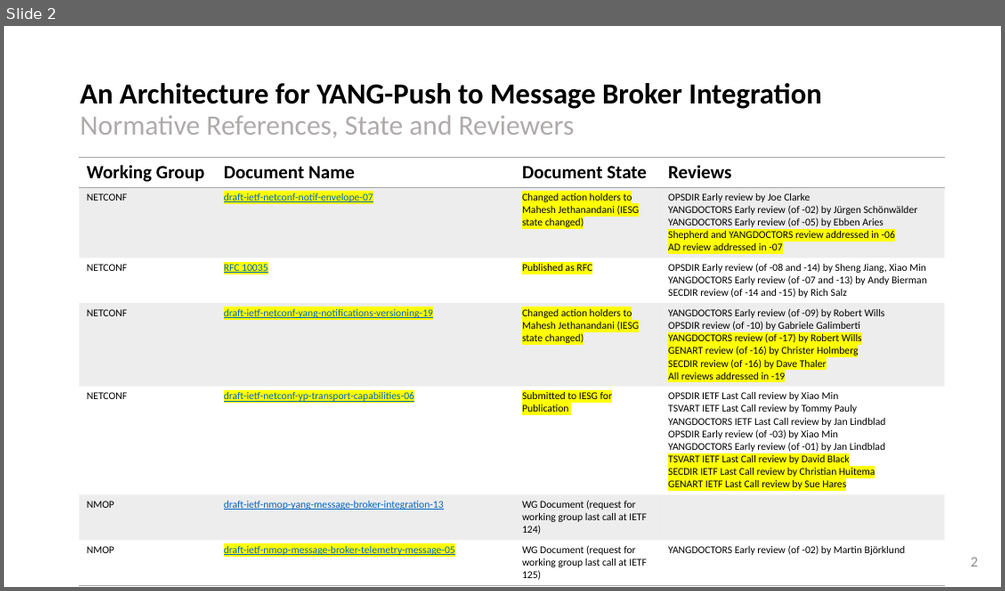
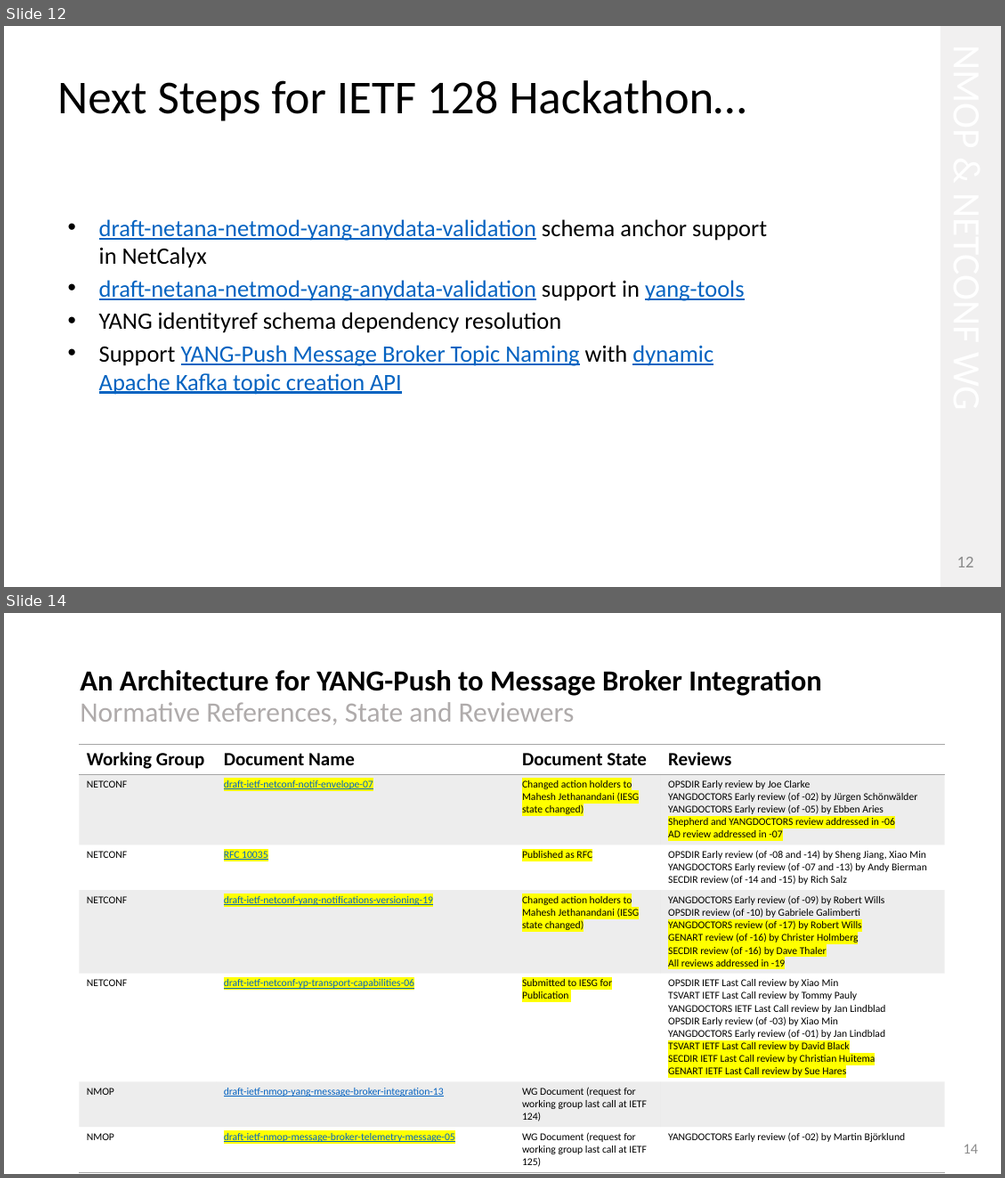
Before and after one commit to network-analytics/ietf-network-analytics-document-status, a slide deck: 127/NMOP/draft-ietf-nmop-yang-message-broker-integration-13.pptx. Shown one above the other, each under a label of ours: slide 2 before the commit, slides 12 and 14 after it; the slides between them are not shown. The pictures are 1005x591 and 1005x1178 pixels, drawn with LibreOffice and Linux fonts; fonts in the diff are those of the drawing. Boxes give left, top, right and bottom in pixels: in the first picture for what was removed or moved away, otherwise in the second. Text is boxed around its words. In the diff, an @@ line names an element or a change of style, - is before the commit and + after.

```diff
--- a/127/NMOP/draft-ietf-nmop-yang-message-broker-integration-13.pptx
+++ b/127/NMOP/draft-ietf-nmop-yang-message-broker-integration-13.pptx
@@ slide 12 added at (4, 26, 1001, 587), background #FFFFFF @@
@@ rectangle added at (940, 26, 1001, 587), fill #F1F0F0 @@
@@ title added at (57, 80, 746, 121), 45.3 pt, text #000000 @@
+Next Steps for IETF 128 Hackathon…
@@ text added at (99, 219, 767, 394), 22.7 pt, text #0563C1, underline @@
+• draft-netana-netmod-yang-anydata-validation schema anchor support in NetCalyx
+• draft-netana-netmod-yang-anydata-validation support in yang-tools
+• YANG identityref schema dependency resolution
+• Support YANG-Push Message Broker Topic Naming with dynamic Apache Kafka topic creation API
@@ page number added at (957, 556, 974, 567), 16 pt, text #888888 @@
+12
@@ what was slide 2 is now slide 14 @@
@@ page number at (963, 1143, 979, 1153): text changed @@
-2
+14
```
Also in this commit, not shown: 12 other slides added, 1 slide removed, 1 other file.
